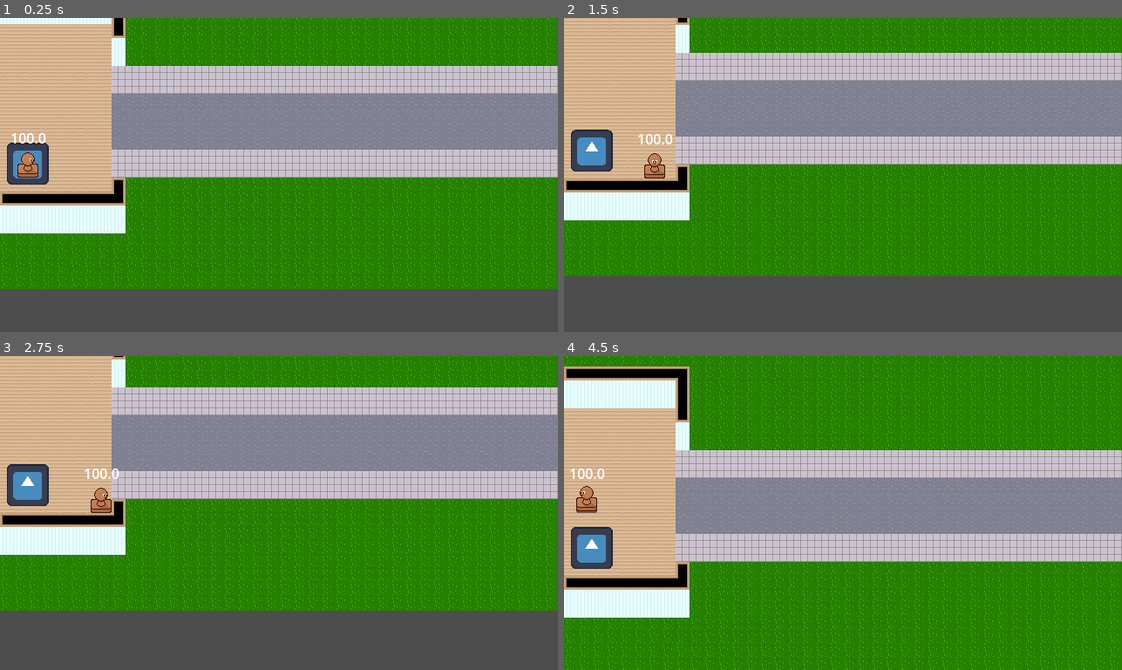
Above: before the commit, frames 1-4 (two rows, left to right).
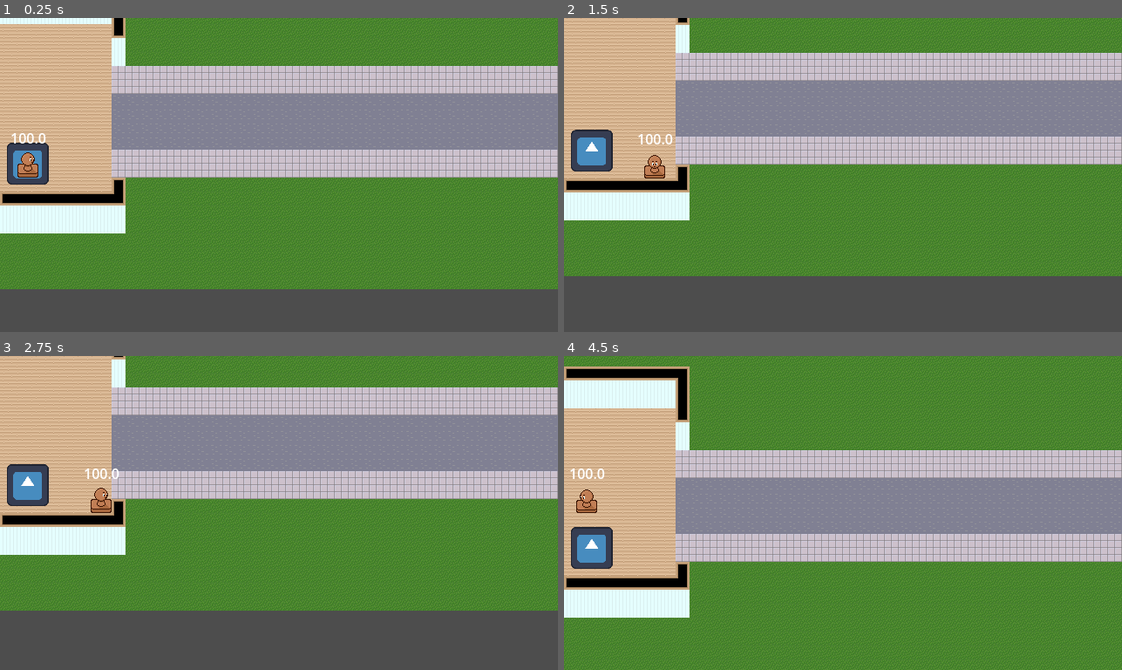
Above: after the commit, the same moments.

Repository: RecruitZer0/carimbo-delivery
Game: Godot game, scene res://main_scene.tscn
Same seed, same stepped clock (60 frames per second), same inputs: the game is played once before the commit and once after it. The engine's default icon, where the game draws it, is replaced by a stand-in: a white triangle on a blue panel in a dark square.
Inputs (mouse positions are in pixels of both pictures, inside the frame that each line leads up to):
- Up to frame 1 (0.25 s): no input
- Up to frame 2 (1.5 s): tap Enter (ui_accept) at 0.5, 0.77, 0.8, 1.07, 1.35 s; move the mouse to (965, 159) at 0.52 s; press the mouse at (965, 159) at 0.53 s; hold D (move_right) 0.53-1.28 s; move the mouse to (731, 190) at 1.27 s; release the mouse at (731, 190) at 1.28 s; hold S (move_down) from 1.28 s (still down)
- Up to frame 3 (2.75 s): tap Enter (ui_accept) at 1.52, 1.82, 2, 2.3 s; click (167, 528) at 1.55 s; move the mouse to (334, 443) at 2.02 s; release S (move_down) at 2.03 s; press the mouse at (334, 443) at 2.03 s; hold D (move_right) from 2.03 s (still down)
- Up to frame 4 (4.5 s): tap Enter (ui_accept) at 2.75, 3.02, 3.32, 3.77, 3.8, 4.07, 4.35 s; move the mouse to (815, 575) at 2.77 s; release D (move_right) at 2.78 s; release the mouse at (815, 575) at 2.78 s; hold W (move_up) 2.78-3.53 s; tap Z at 2.85 s; click (815, 575) at 3.05 s; move the mouse to (1010, 560) at 3.52 s; press the mouse at (1010, 560) at 3.53 s; hold A (move_left) from 3.53 s (still down); move the mouse to (675, 465) at 4.27 s; release the mouse at (675, 465) at 4.28 s

The runs differ from the first frame. In frame 1, 43% of the frame differs, in the area x 0-100%, y 0-87%; in frame 2, 40%; in frame 3, 39%; in frame 4, 55%, in the area x 0-100%, y 0-100%.

Commit message:
Starting the battle scene

Diff:
--- a/packed_scenes/player/player.gd
+++ b/packed_scenes/player/player.gd
@@ -37,11 +37,11 @@
 	should_create_stamp = true
 	emit_signal("stamp_check")
 
-	if should_spend_ink and sprite.frame > 0:
+	if should_spend_ink and sprite.frame == 1:
 		if should_create_stamp and ink_amount > 0:
 			create_stamp()
 			ink_amount -= stamp_cost()
-		elif sprite.frame == 1 and ink_cooldown == 0:
+		elif ink_cooldown == 0:
 			ink_amount -= stamp_cost()
 			ink_cooldown = 0.4
 
--- a/packed_scenes/player/player.tscn
+++ b/packed_scenes/player/player.tscn
@@ -225,9 +225,9 @@
 
 [sub_resource type="Animation" id="Animation_ag5lb"]
 resource_name = "move_down"
-length = 0.5000167
-loop_mode = 1
-step = 0.16666667
+length = 0.3750125
+loop_mode = 1
+step = 0.125
 tracks/0/type = "value"
 tracks/0/imported = false
 tracks/0/enabled = true
@@ -259,7 +259,7 @@
 tracks/2/interp = 0
 tracks/2/loop_wrap = true
 tracks/2/keys = {
-"times": PackedFloat32Array(0, 0.16666667, 0.33333334),
+"times": PackedFloat32Array(0, 0.125, 0.25),
 "transitions": PackedFloat32Array(1, 1, 1),
 "update": 1,
 "values": [0, 1, 2]
@@ -267,9 +267,9 @@
 
 [sub_resource type="Animation" id="Animation_8uxr4"]
 resource_name = "move_left"
-length = 0.5000167
-loop_mode = 1
-step = 0.16666667
+length = 0.3750125
+loop_mode = 1
+step = 0.125
 tracks/0/type = "value"
 tracks/0/imported = false
 tracks/0/enabled = true
@@ -301,7 +301,7 @@
 tracks/2/interp = 0
 tracks/2/loop_wrap = true
 tracks/2/keys = {
-"times": PackedFloat32Array(0, 0.16666667, 0.33333334),
+"times": PackedFloat32Array(0, 0.125, 0.25),
 "transitions": PackedFloat32Array(1, 1, 1),
 "update": 1,
 "values": [0, 1, 2]
@@ -309,9 +309,9 @@
 
 [sub_resource type="Animation" id="Animation_t7t0n"]
 resource_name = "move_right"
-length = 0.5000167
-loop_mode = 1
-step = 0.16666667
+length = 0.3750125
+loop_mode = 1
+step = 0.125
 tracks/0/type = "value"
 tracks/0/imported = false
 tracks/0/enabled = true
@@ -343,7 +343,7 @@
 tracks/2/interp = 0
 tracks/2/loop_wrap = true
 tracks/2/keys = {
-"times": PackedFloat32Array(0, 0.16666667, 0.33333334),
+"times": PackedFloat32Array(0, 0.125, 0.25),
 "transitions": PackedFloat32Array(1, 1, 1),
 "update": 1,
 "values": [0, 1, 2]
@@ -351,9 +351,9 @@
 
 [sub_resource type="Animation" id="Animation_q5h7c"]
 resource_name = "move_up"
-length = 0.5000167
-loop_mode = 1
-step = 0.16666667
+length = 0.3750125
+loop_mode = 1
+step = 0.125
 tracks/0/type = "value"
 tracks/0/imported = false
 tracks/0/enabled = true
@@ -385,7 +385,7 @@
 tracks/2/interp = 0
 tracks/2/loop_wrap = true
 tracks/2/keys = {
-"times": PackedFloat32Array(0, 0.16666667, 0.33333334),
+"times": PackedFloat32Array(0, 0.125, 0.25),
 "transitions": PackedFloat32Array(1, 1, 1),
 "update": 1,
 "values": [0, 1, 2]
@@ -482,7 +482,7 @@
 @onready var player: Player = get_owner()
 
 func _process(_delta: float) -> void:
-	get_window().mode = Window.MODE_FULLSCREEN
+	#get_window().mode = Window.MODE_FULLSCREEN
 	text = str(player.ink_amount)
 	if Input.is_key_pressed(KEY_Z):
 		player.ink_amount = 100
--- a/project.godot
+++ b/project.godot
@@ -31,7 +31,8 @@
 folder_colors={
 "res://assets/": "red",
 "res://classes/": "green",
-"res://packed_scenes/": "teal"
+"res://packed_scenes/": "teal",
+"res://scenes/": "blue"
 }
 
 [global_group]
@@ -64,6 +65,11 @@
 , Object(InputEventKey,"resource_local_to_scene":false,"resource_name":"","device":-1,"window_id":0,"alt_pressed":false …(186 unchanged characters)…
 ]
 }
+click={
+"deadzone": 0.2,
+"events": [Object(InputEventMouseButton,"resource_local_to_scene":false,"resource_name":"","device":-1,"window_id":0,"alt_pressed":false,"shift_pressed":false,"ctrl_pressed":false,"meta_pressed":false,"button_mask":0,"position":Vector2(0, 0),"global_position":Vector2(0, 0),"factor":1.0,"button_index":1,"canceled":false,"pressed":false,"double_click":false,"script":null)
+]
+}
 
 [layer_names]
 
--- /dev/null
+++ b/scenes/battle/battle_background_shader.gdshader
@@ -0,0 +1,11 @@
+shader_type canvas_item;
+
+uniform sampler2D bg_texture: repeat_enable, filter_linear;
+uniform vec2 direction = vec2(1, 0);
+uniform float speed = 0.1;
+
+void fragment() {
+	vec2 offset = direction * speed * TIME;
+	vec2 tile_uv = vec2(640.0 / 256.0, 360.0 / 256.0);
+	COLOR = texture(bg_texture, UV * tile_uv + offset);
+}
--- /dev/null
+++ b/scenes/battle/battle_scene.gd
@@ -0,0 +1,14 @@
+extends Control
+
+@onready var background: ColorRect = %Background
+@onready var skill_check: Area2D = %SkillCheck
+
+var direction: Vector2
+var speed: float
+
+func _process(_delta: float) -> void:
+	var time_tick: float = Time.get_ticks_msec()/10000.0
+	direction = Vector2.from_angle(sin(time_tick/10*PI) * cos(time_tick/5*PI) * PI).normalized()
+	speed = cos(time_tick/6*PI) * 0.1
+	background.material.set("shader_parameter/direction", direction)
+	background.material.set("shader_parameter/speed", speed)
--- /dev/null
+++ b/scenes/battle/battle_scene.tscn
@@ -0,0 +1,82 @@
+[gd_scene format=3 uid="uid://co6h5bwliy1on"]
+
+[ext_resource type="Texture2D" uid="uid://dkba02advijyf" path="res://assets/textures/battle/battle_menu.png" id="1_3hov6"]
+[ext_resource type="Texture2D" uid="uid://cid45ssa2vuw8" path="res://assets/textures/battle/battle_background.png" id="1_6iigb"]
+[ext_resource type="Script" uid="uid://bipptr0c5rtpx" path="res://scenes/battle/battle_scene.gd" id="1_pu738"]
+[ext_resource type="Shader" uid="uid://bhlwhxb6kkoe3" path="res://scenes/battle/battle_background_shader.gdshader" id="2_pu738"]
+[ext_resource type="Script" uid="uid://cn0wfn1eybg4a" path="res://scenes/battle/skill_check.gd" id="4_lbt8a"]
+
+[sub_resource type="ShaderMaterial" id="ShaderMaterial_ugm31"]
+shader = ExtResource("2_pu738")
+shader_parameter/bg_texture = ExtResource("1_6iigb")
+shader_parameter/direction = Vector2(1, 0)
+shader_parameter/speed = 0.1
+
+[sub_resource type="CircleShape2D" id="CircleShape2D_o3k7m"]
+radius = 20.0
+
+[node name="BattleScene" type="Control" unique_id=1826891688]
+layout_mode = 3
+anchors_preset = 15
+anchor_right = 1.0
+anchor_bottom = 1.0
+grow_horizontal = 2
+grow_vertical = 2
+mouse_filter = 2
+mouse_behavior_recursive = 1
+script = ExtResource("1_pu738")
+
+[node name="Background" type="ColorRect" parent="." unique_id=523269696]
+unique_name_in_owner = true
+material = SubResource("ShaderMaterial_ugm31")
+layout_mode = 1
+anchors_preset = 15
+anchor_right = 1.0
+anchor_bottom = 1.0
+grow_horizontal = 2
+grow_vertical = 2
+
+[node name="VBox" type="VBoxContainer" parent="." unique_id=426613290]
+layout_mode = 1
+anchors_preset = 15
+anchor_right = 1.0
+anchor_bottom = 1.0
+grow_horizontal = 2
+grow_vertical = 2
+mouse_filter = 2
+mouse_behavior_recursive = 1
+theme_override_constants/separation = 0
+
+[node name="View" type="Control" parent="VBox" unique_id=838692237]
+layout_mode = 2
+size_flags_vertical = 3
+size_flags_stretch_ratio = 2.0
+mouse_filter = 2
+mouse_behavior_recursive = 1
+
+[node name="SkillCheck" type="Area2D" parent="VBox/View" unique_id=1404700624]
+unique_name_in_owner = true
+visible = false
+top_level = true
+position = Vector2(320, 120)
+collision_layer = 2
+collision_mask = 0
+script = ExtResource("4_lbt8a")
+
+[node name="Collision" type="CollisionShape2D" parent="VBox/View/SkillCheck" unique_id=1991795483]
+shape = SubResource("CircleShape2D_o3k7m")
+
+[node name="Menu" type="TextureRect" parent="VBox" unique_id=1406566867]
+layout_mode = 2
+size_flags_vertical = 3
+mouse_behavior_recursive = 2
+texture = ExtResource("1_3hov6")
+expand_mode = 1
+
+[node name="HBox" type="HBoxContainer" parent="VBox/Menu" unique_id=2055336548]
+layout_mode = 1
+anchors_preset = 15
+anchor_right = 1.0
+anchor_bottom = 1.0
+grow_horizontal = 2
+grow_vertical = 2
--- /dev/null
+++ b/scenes/battle/skill_check.gd
@@ -0,0 +1,63 @@
+extends Area2D
+
+var check_radius: float = 0.0
+var shrink_speed: float = 0.0
+var clicked: bool = false
+
+enum {DODGE, ATTACK}
+
+const TEXTURES: Array[Array] = [[preload("uid://2ma1gejviq4s"), Color.AQUA], [preload("uid://c8isb6mw72jrr"), Color.RED]]
+const BASE_POSITION = Vector2(320, 120)
+const MAXIMUM_OFFSET = Vector2(120, 60)
+const BASE_RADIUS = 128.0
+const BASE_SPEED = 32
+
+signal checked(type: StringName, radius: float)
+
+var texture_idx: int = DODGE
+var texture: Array :
+	get():
+		return TEXTURES[texture_idx]
+	set(_value):
+		pass
+
+func appear(type: int, difficulty: float = 1.0) -> void:
+	texture_idx = type
+	difficulty = difficulty + randf_range(-0.5, 0.5)
+	difficulty = maxf(difficulty, 0.5)
+	var difficulty_root: float = sqrt(difficulty)
+	global_position = BASE_POSITION + Vector2(randf_range(-difficulty**2, difficulty**2) * 10, randf_range(-difficulty**2, difficulty**2) * 5).clamp(-MAXIMUM_OFFSET, MAXIMUM_OFFSET)
+	check_radius = BASE_RADIUS / difficulty_root
+	shrink_speed = BASE_SPEED * difficulty
+	clicked = false
+	visible = true
+
+func _process(delta: float) -> void:
+	check_radius = move_toward(check_radius, 0, delta*shrink_speed)
+	if check_radius <= 10 and visible:
+		trigger()
+	if Input.is_action_just_pressed("ui_accept"):
+		appear(randi() % 2, 3)
+	queue_redraw()
+
+func _input_event(_viewport: Viewport, event: InputEvent, _shape_idx: int) -> void:
+	if event.is_action_pressed("click"):
+		trigger()
+
+func trigger() -> void:
+	if clicked: return
+	clicked = true
+	shrink_speed = 0
+	emit_signal("checked", texture_idx, check_radius)
+	var tween := create_tween().set_trans(Tween.TRANS_CIRC)
+	tween.tween_property(self, "rotation", PI/5, 0.15)
+	tween.tween_property(self, "rotation", 0, 0.15)
+	tween.tween_property(self, "scale", Vector2.ZERO, 0.15)
+	tween.tween_property(self, "visible", false, 0)
+	tween.tween_property(self, "scale", Vector2.ONE, 0)
+
+func _draw() -> void:
+	draw_texture(texture[0], -texture[0].get_size()/2.0 + Vector2(2, 2), Color(0, 0, 0, 0.45))
+	draw_texture(texture[0], -texture[0].get_size()/2.0)
+	draw_circle(Vector2.ZERO, texture[0].get_height()/2.0, texture[1], false, 2, false)
+	draw_circle(Vector2.ZERO, check_radius, Color.WHITE, false, 1, false)
Binary file added: assets/textures/battle/battle_background.png
Not shown, added: assets/textures/battle/battle_background.png.import
Binary file added: assets/textures/battle/battle_menu.png
Not shown, added: assets/textures/battle/battle_menu.png.import
Binary file added: assets/textures/battle/skill_check_attack.png
Not shown, added: assets/textures/battle/skill_check_attack.png.import
Binary file added: assets/textures/battle/skill_check_dodge.png
Not shown, added: assets/textures/battle/skill_check_dodge.png.import
Binary file changed: assets/textures/player/player_idle_down.png
Binary file changed: assets/textures/player/player_idle_left.png
Binary file changed: assets/textures/player/player_idle_right.png
Binary file changed: assets/textures/player/player_move_down.png
(and 6 more such lines)
